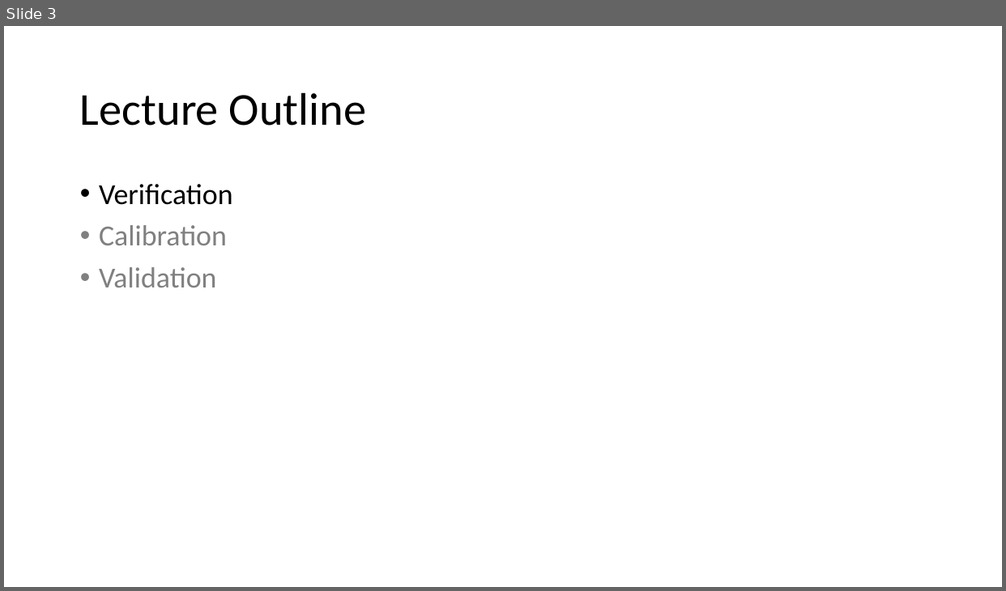
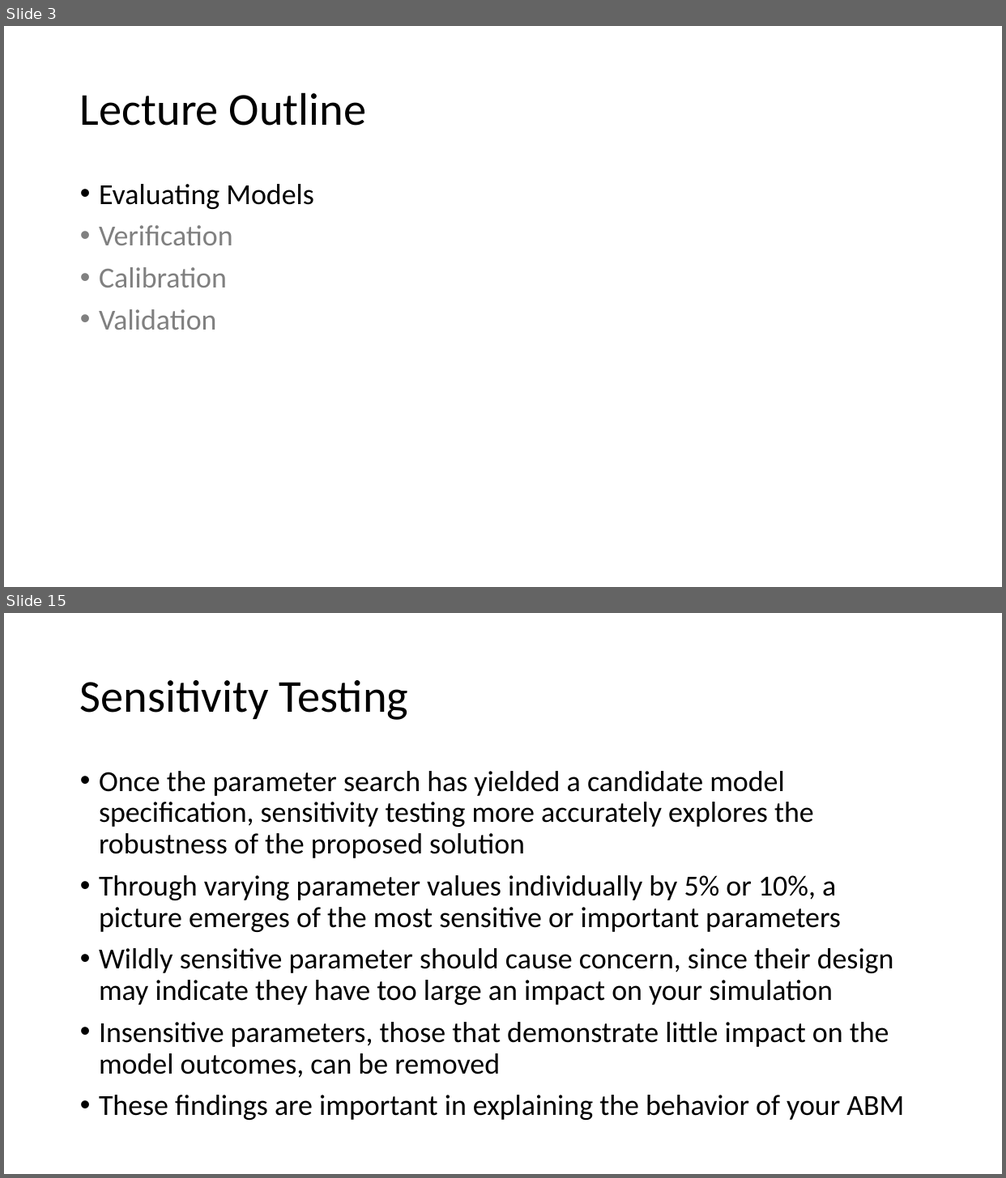
Before and after one commit to abmgis/abmgis, a slide deck: Chapter10-EvaluatingModels/Chapter10.pptx. Shown one above the other, each under a label of ours: slide 3 before the commit, slides 3 and 15 after it; the slides between them are not shown. The pictures are 1006x591 and 1006x1178 pixels, drawn with LibreOffice and Linux fonts; fonts in the diff are those of the drawing. Boxes give left, top, right and bottom in pixels: in the first picture for what was removed or moved away, otherwise in the second. Text is boxed around its words. In the diff, an @@ line names an element or a change of style, - is before the commit and + after.

```diff
--- a/Chapter10-EvaluatingModels/Chapter10.pptx
+++ b/Chapter10-EvaluatingModels/Chapter10.pptx
@@ slide 15 added at bbox=[4, 613, 1002, 1174], background #FFFFFF @@
@@ title added at bbox=[80, 680, 409, 720], 44 pt, text #000000 @@
+Sensitivity Testing
@@ text added at bbox=[99, 771, 904, 1120], 28 pt, text #000000 @@
+• Once the parameter search has yielded a candidate model specification, sensitivity testing more accurately explores the robustness of the proposed solution
+• Through varying parameter values individually by 5% or 10%, a picture emerges of the most sensitive or important parameters
+• Wildly sensitive parameter should cause concern, since their design may indicate they have too large an impact on your simulation
+• Insensitive parameters, those that demonstrate little impact on the model outcomes, can be removed
+• These findings are important in explaining the behavior of your ABM
@@ slide 3 changed as well @@
@@ text at bbox=[99, 184, 314, 209]: paragraph added @@
+• Evaluating Models
@@ text at bbox=[99, 225, 233, 246]: text colour #000000 to #808080 in "Verification" @@
```
Also in this commit, not shown: 1 other slide changed, 12 other slides added, 1 slide removed.
